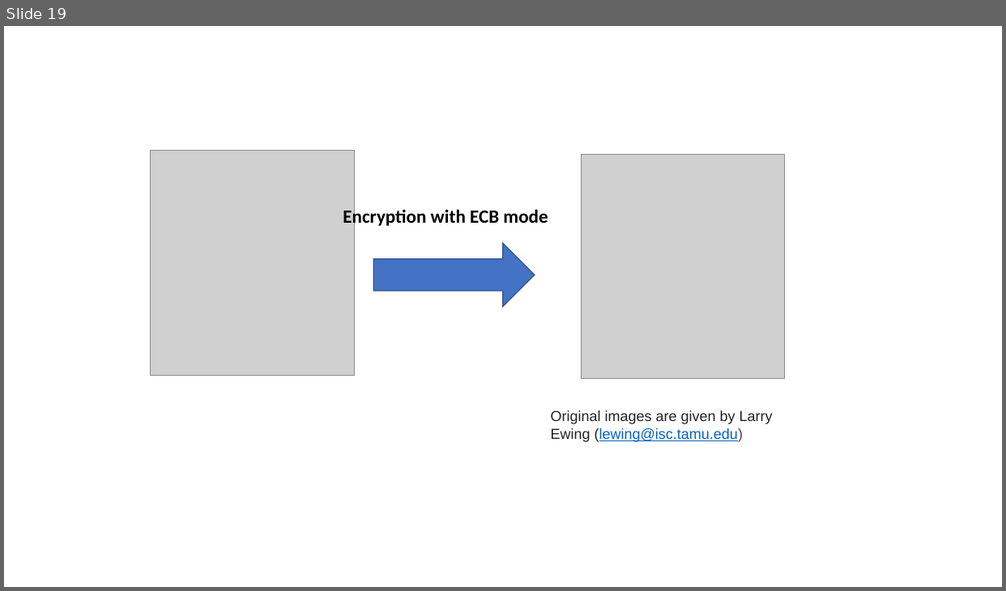
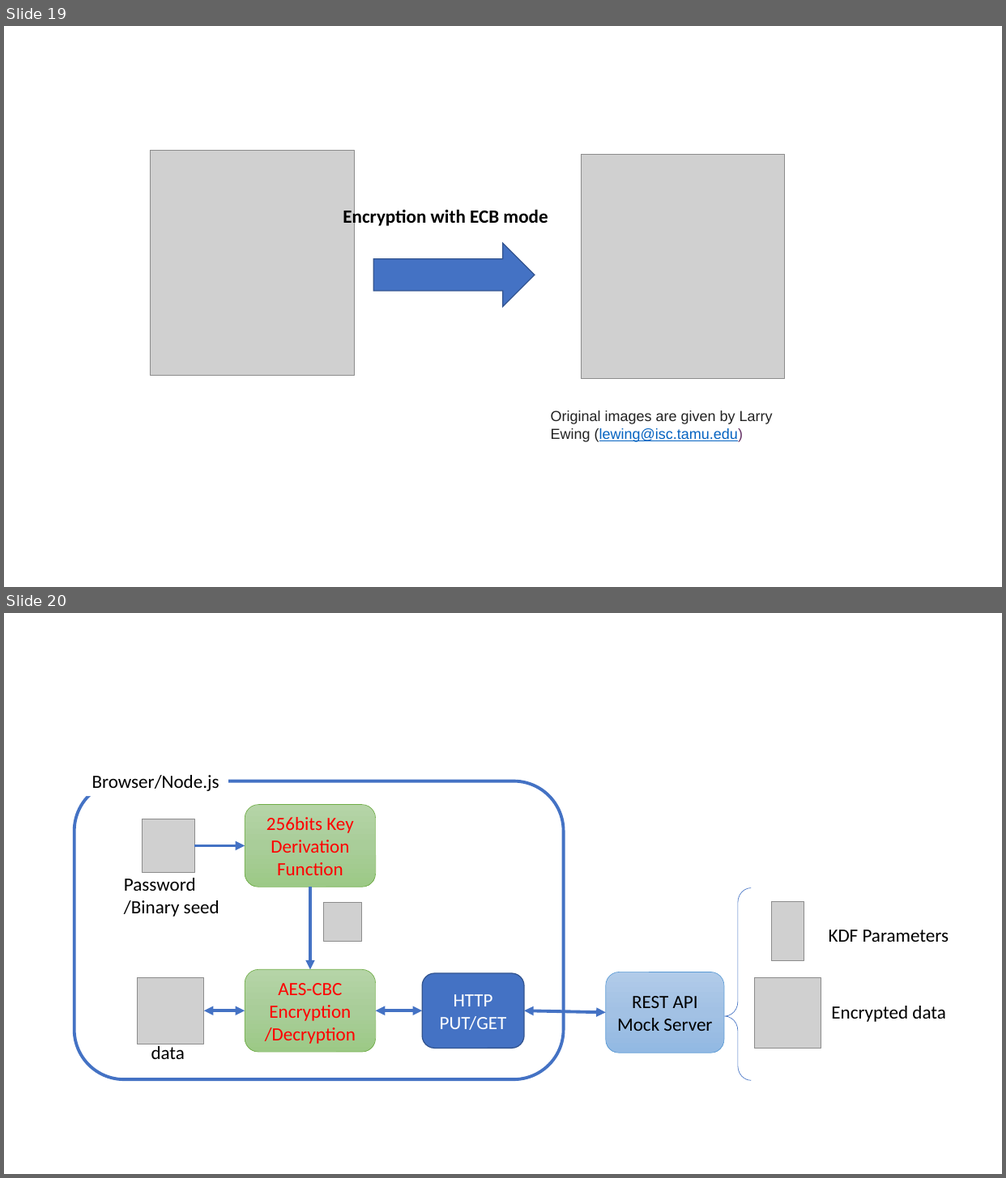
Before and after one commit to junkurihara/class-e2e_security_js, a slide deck: images.pptx. Shown one above the other, each under a label of ours: slide 19 before the commit, slides 19 and 20 after it. The pictures are 1006x591 and 1006x1178 pixels, drawn with LibreOffice and Linux fonts; fonts in the diff are those of the drawing; grey boxes stand for pictures. Boxes give left, top, right and bottom in pixels: in the first picture for what was removed or moved away, otherwise in the second. Text is boxed around its words. In the diff, an @@ line names an element or a change of style, - is before the commit and + after.

```diff
--- a/images.pptx
+++ b/images.pptx
@@ slide 20 added at [4,613,1002,1174], background #FFFFFF @@
@@ rounded rectangle added at [74,781,564,1080], outline #4472C4 3 pt @@
@@ text added at [92,775,219,791], 18 pt, text #000000 @@
+Browser/Node.js
@@ rounded rectangle added at [245,805,376,887], fill gradient #B5D5A7 to #AACE9A to #9CC987, outline #70AD47 0.5 pt, 18 pt, text #FF0000 @@
+256bits Key Derivation Function
@@ picture added at [142,820,195,873] @@
@@ arrow added from (195, 845) to (245, 845), #4472C4 3 pt @@
@@ text added at [124,878,219,917], 18 pt, text #000000 @@
+Password
+/Binary seed
@@ arrow added from (310, 887) to (310, 970), #4472C4 3 pt @@
@@ picture added at [324,902,362,941] @@
@@ left brace added at [725,888,751,1081], outline #4472C4 0.5 pt @@
@@ picture added at [771,901,803,961] @@
@@ text added at [829,930,949,942], 18 pt, text #000000 @@
+KDF Parameters
@@ rounded rectangle added at [245,970,376,1053], fill gradient #B5D5A7 to #AACE9A to #9CC987, outline #70AD47 0.5 pt, 18 pt, text #FF0000 @@
+AES-CBC Encryption
+/Decryption
@@ rounded rectangle added at [423,973,524,1049], fill #4472C4, outline #325491 1 pt, 18 pt, text #FFFFFF @@
+HTTP PUT/GET
@@ rounded rectangle added at [606,973,724,1053], fill gradient #B1CBE9 to #A3C1E5 to #93B9E4, outline #5B9BD5 0.5 pt, 18 pt, text #000000 @@
+REST API
+Mock Server
@@ picture added at [138,977,204,1044] @@
@@ picture added at [754,977,820,1049] @@
@@ double arrow added from (204, 1012) to (245, 1012), #4472C4 3 pt @@
@@ double arrow added from (375, 1012) to (423, 1012), #4472C4 3 pt @@
@@ double arrow added from (524, 1012) to (606, 1013), #4472C4 3 pt @@
@@ text added at [831,1006,945,1022], 18 pt, text #000000 @@
+Encrypted data
@@ text added at [151,1044,185,1059], 18 pt, text #000000 @@
+data
```
Also in this commit, not shown: 1 other slide added, 23 other files.
